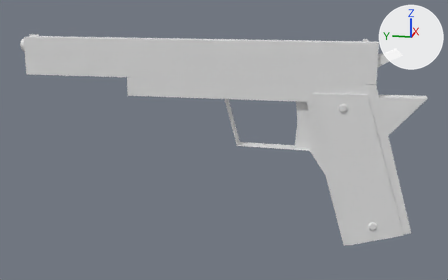
Renders of the Blender file 1911_pistol.blend from each side of a commit.
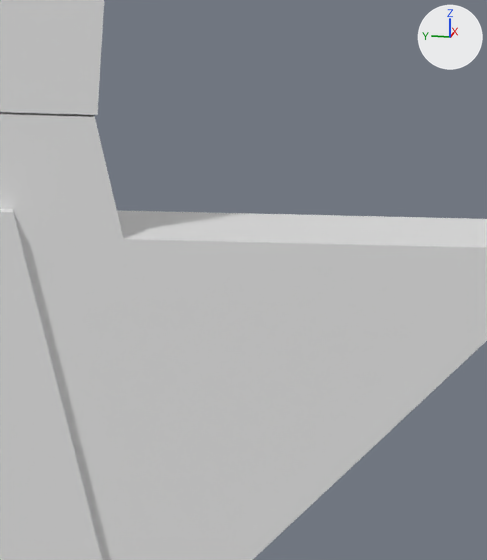
The first picture shows the older version from a camera (50 mm lens) standing at (-0.559, 0.014, 0.158) and looking at (0.001, 0.126, 0.018). The close-ups show both versions on the part from 82% to 93% of the width and 26% to 47% of the height of that picture; other places that the commit changed are outside them. Every picture has the same lights, and +X, +Y and +Z are marked at upper right.

In view in the first close-up: 'grip', 'lower receiver', 'slide (long)'.
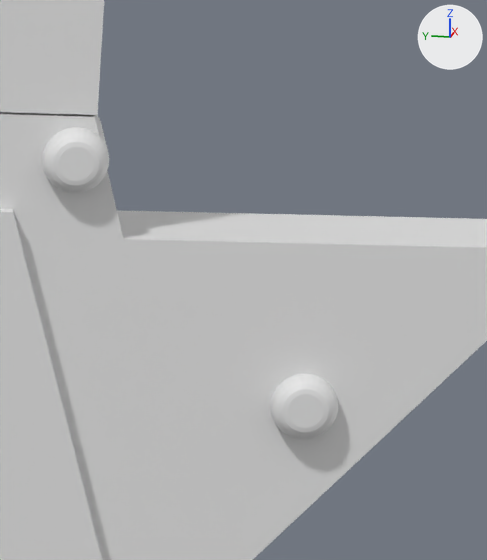
Boxes [x1, y1, x2, y2] around the edits, measured in the close-ups (487 x 560 px):
'medium bolt.001', added: after [42, 115, 109, 193]
'medium bolt', added: after [270, 374, 338, 439]

Diff of the bpy script that builds the scene:
```diff
--- a/1911_pistol.blend.py
+++ b/1911_pistol.blend.py
@@ ob_medium_bolt_001 @@
+ob_medium_bolt_001 = bpy.data.objects.new('medium bolt.001', me_cylinder_002.copy())  # the mesh of ob_bolt_001
+ob_medium_bolt_001.location = (0.0, -0.0089, 0.0719)
+ob_medium_bolt_001.rotation_euler = (0.0, 1.571, 0.0)  # degrees (0, 90, 0)
+ob_medium_bolt_001.scale = (0.75, 0.75, 1.05)
@@ ob_medium_bolt @@
+ob_medium_bolt = bpy.data.objects.new('medium bolt', me_cylinder_002.copy())  # the mesh of ob_bolt_001
+ob_medium_bolt.location = (0.0, -0.0306, 0.0497)
+ob_medium_bolt.rotation_euler = (0.0, 1.571, 0.0)  # degrees (0, 90, 0)
+ob_medium_bolt.scale = (0.75, 0.75, 1.05)
```
